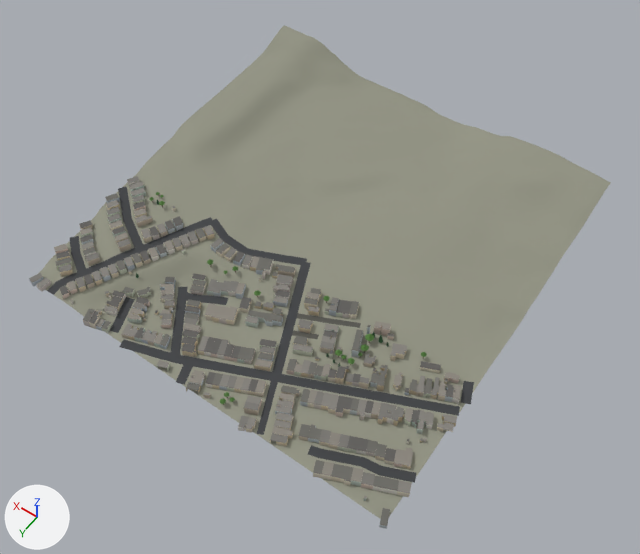
A saved change to the glTF model public/tiles/sf/t-9_19.glb.
Both versions are drawn from a 50 mm lens placed at (-4652.0, -9174.0, 949.0), pointed at (-4270.0, -9709.0, 109.0). Every picture has the same lights, and +X, +Y and +Z are marked at lower left. The picture after the commit comes second. Where no turn or scale is listed for an object, it has been applied to the vertices. Vertices at exactly the same position are counted once.

The scene before the commit, as lines of its bpy script (objects in view):
```python
me_buildings = bpy.data.meshes.new('buildings')
me_buildings.from_pydata(...)  # 3746 vertices, 5063 faces; spans x -257.0..254.0, y 59.0..258.0, z 99.0..148.0
me_buildings.materials.append(mat_building)
me_ground = bpy.data.meshes.new('ground')
me_ground.from_pydata(...)  # 2601 vertices, 5000 faces; spans x -250.0..250.0, y -250.0..250.0, z 99.0..183.0
me_ground.materials.append(mat_ground)
me_roads = bpy.data.meshes.new('roads')
me_roads.from_pydata(...)  # 1494 vertices, 2091 faces; spans x -255.0..254.0, y 40.0..255.0, z 103.0..141.0
me_roads.materials.append(mat_road)
ob_buildings = bpy.data.objects.new('buildings', me_buildings)
ob_buildings.location = (-4250.0, -9750.0, 0.0)
ob_ground = bpy.data.objects.new('ground', me_ground)
ob_ground.location = (-4250.0, -9750.0, 0.0)
ob_roads = bpy.data.objects.new('roads', me_roads)
ob_roads.location = (-4250.0, -9750.0, 0.0)
```
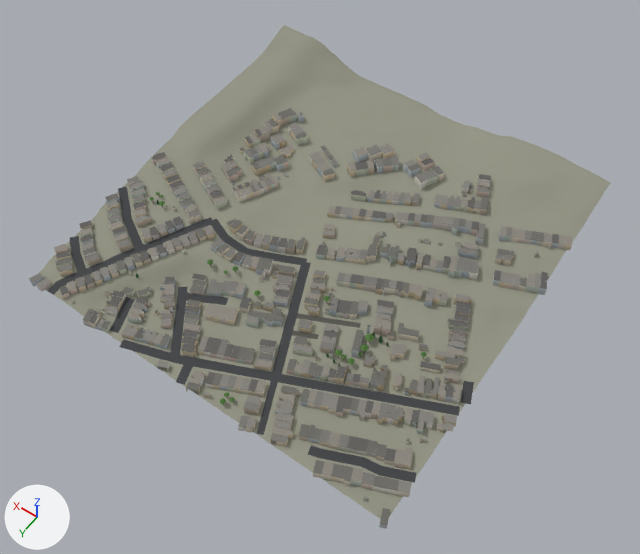
What the commit changed:
me_buildings is used by ob_buildings; location (-4250.0, -9750.0, 0.0).
me_buildings had 3746 vertices, 5063 faces and spanned x -257.0..254.0, y 59.0..258.0, z 99.0..148.0.
me_buildings now has 7444 vertices, 10104 faces and spans x -257.0..254.0, y -175.0..258.0, z 99.0..163.0.
me_buildings part 1: the loose piece of 16 vertices spanning x 239.0..253.0, y 150.0..166.0, z 129.0..137.0 is copied, and the copy is moved by (-20.0, -122.0, 20.0); it spans x 219.0..233.0, y 27.0..45.0, z 149.0..156.0.
me_buildings part 2: the loose piece of 16 vertices spanning x 203.0..217.0, y 93.0..110.0, z 135.0..144.0 is copied, and the copy is turned 4.3 degrees about the z axis through its middle and scaled by 1.03, then moved by (-29.0, -44.0, 7.0); it spans x 174.0..188.0, y 49.0..66.0, z 142.0..150.0.
me_buildings part 3: the loose piece of 16 vertices spanning x 203.0..217.0, y 93.0..110.0, z 135.0..144.0 is copied, and the copy is scaled about its middle by (0.968, 1.02, 1.25), then moved by (-24.0, -88.0, 11.0); it spans x 180.0..193.0, y 5.0..22.0, z 145.0..155.0.
me_buildings part 4: 3650 vertices added at x -256.0..243.0, y -175.0..84.0, z 116.0..163.0.

Where the change shows, as pixel boxes (x1, y1, x2, y2) in the pictures (640 x 554 px):
'buildings', reshaped (26% wider, 19% taller)
    before: (29, 176, 461, 529)
    after: (29, 108, 572, 529)
part 1 of me_buildings, added
    after: (156, 158, 170, 170)
part 2 of me_buildings, added
    after: (173, 186, 187, 199)
part 3 of me_buildings, added
    after: (193, 161, 206, 173)
part 4 of me_buildings, added
    after: (152, 108, 572, 374)
